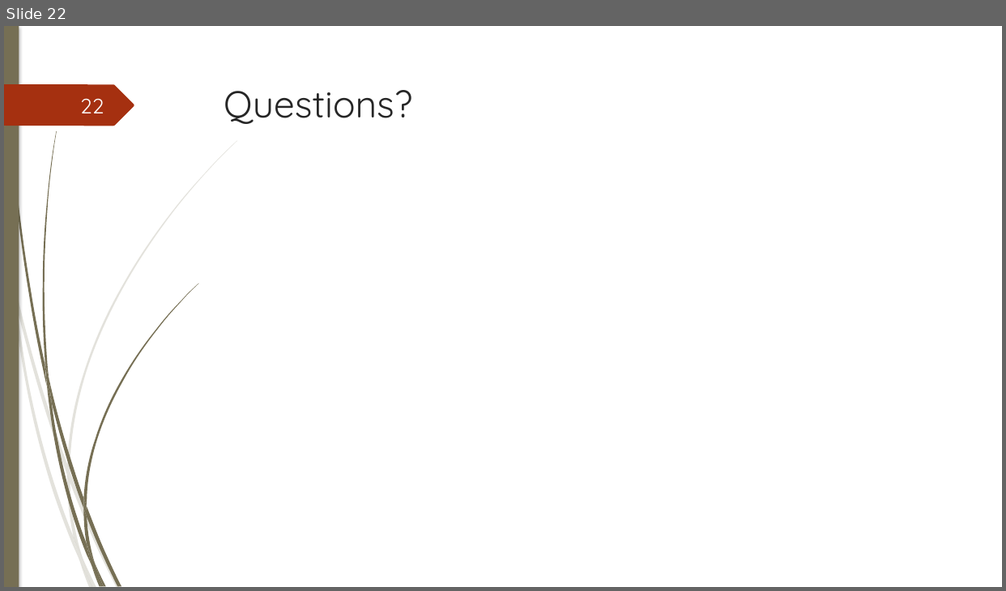
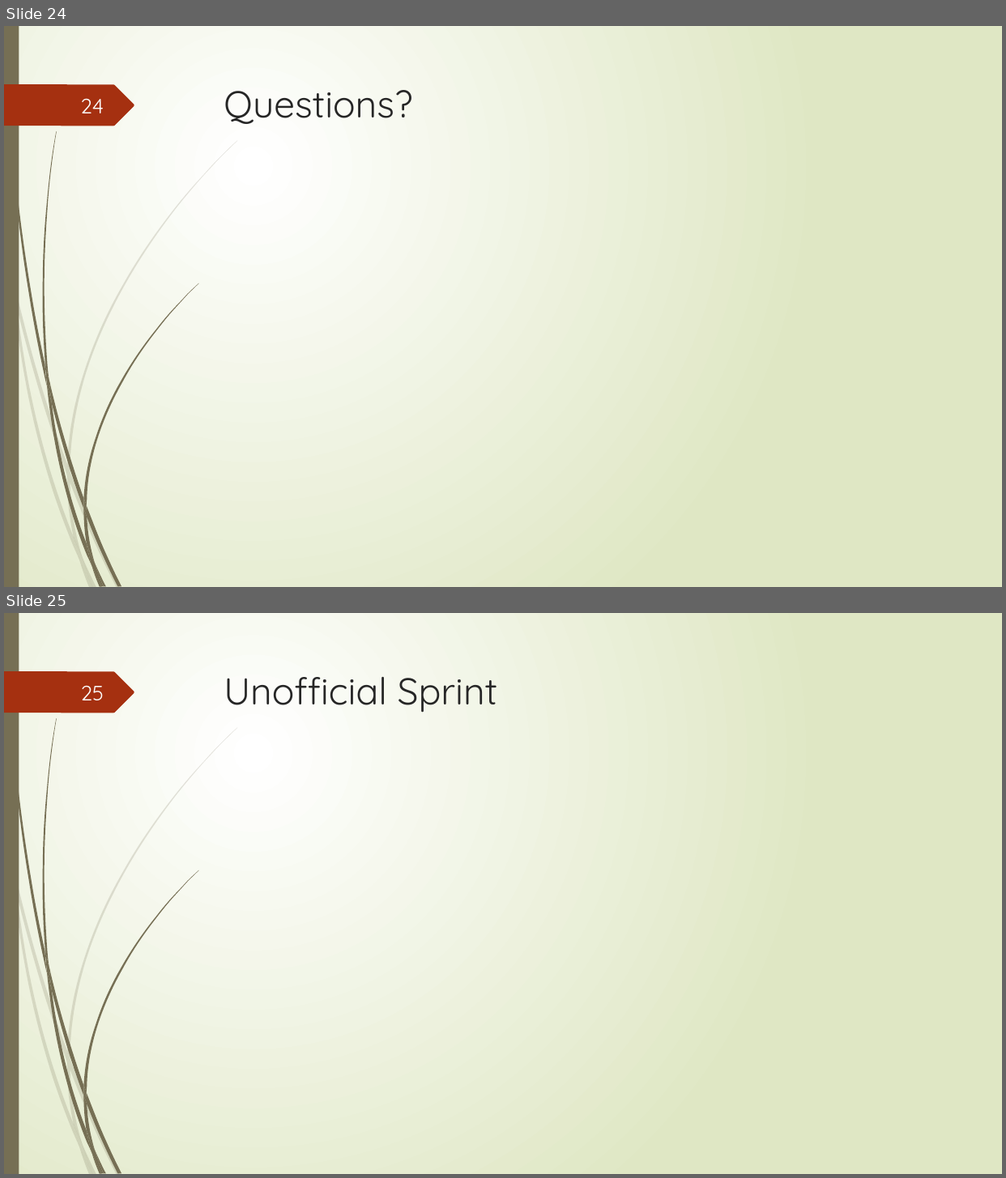
Before and after one commit to junmin-yee/Landmarked, a slide deck: Presentations/Sprint01 ReviewMeeting.pptx. Shown one above the other, each under a label of ours: slide 22 before the commit, slides 24 and 25 after it. The pictures are 1006x591 and 1006x1178 pixels, drawn with LibreOffice and Linux fonts; fonts in the diff are those of the drawing. Boxes give left, top, right and bottom in pixels: in the first picture for what was removed or moved away, otherwise in the second. Text is boxed around its words. In the diff, an @@ line names an element or a change of style, - is before the commit and + after.

```diff
--- a/Presentations/Sprint01 ReviewMeeting.pptx
+++ b/Presentations/Sprint01 ReviewMeeting.pptx
@@ slide 25 added at box(4, 613, 1002, 1174), background gradient #FFFFFF to #DFE8C4; not listed: 24 template elements that a slide beside it also shows @@
@@ page number added at box(81, 685, 104, 700), 20 pt, text #FEFFFF @@
+25
@@ title added at box(224, 677, 498, 713), 36 pt, text #262626 @@
+Unofficial Sprint
@@ what was slide 22 is now slide 24 @@
@@ slide 24 changed as well @@
@@ background #FFFFFF to gradient #FFFFFF to #DFE8C4 @@
@@ rectangle at box(4, 26, 19, 587): shadow off @@
@@ outline redrawn in 13 elements at box(15, 284, 68, 475), box(70, 472, 120, 587), box(12, 288, 79, 561), box(67, 475, 83, 558), box(68, 140, 237, 472), box(74, 537, 93, 587), box(6, 26, 47, 386), box(87, 506, 121, 587), box(42, 131, 57, 379), box(83, 284, 198, 506), box(83, 509, 95, 565), box(83, 498, 87, 517), box(4, 84, 134, 126) @@
@@ page number at box(80, 98, 104, 113): text changed @@
-22
+24
```
Also in this commit, not shown: 22 other slides changed, 3 other slides added, 9 slides removed.
